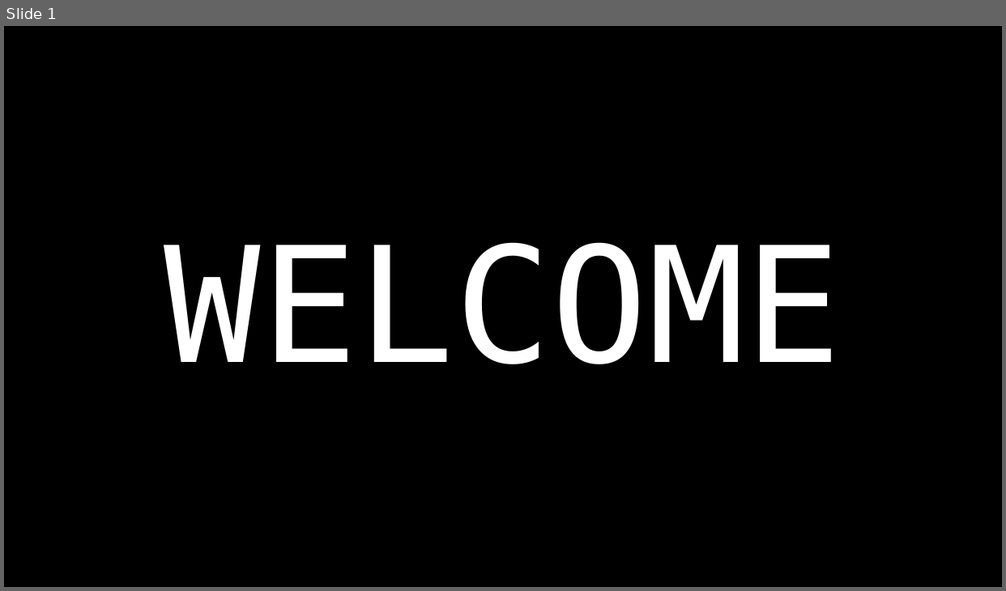
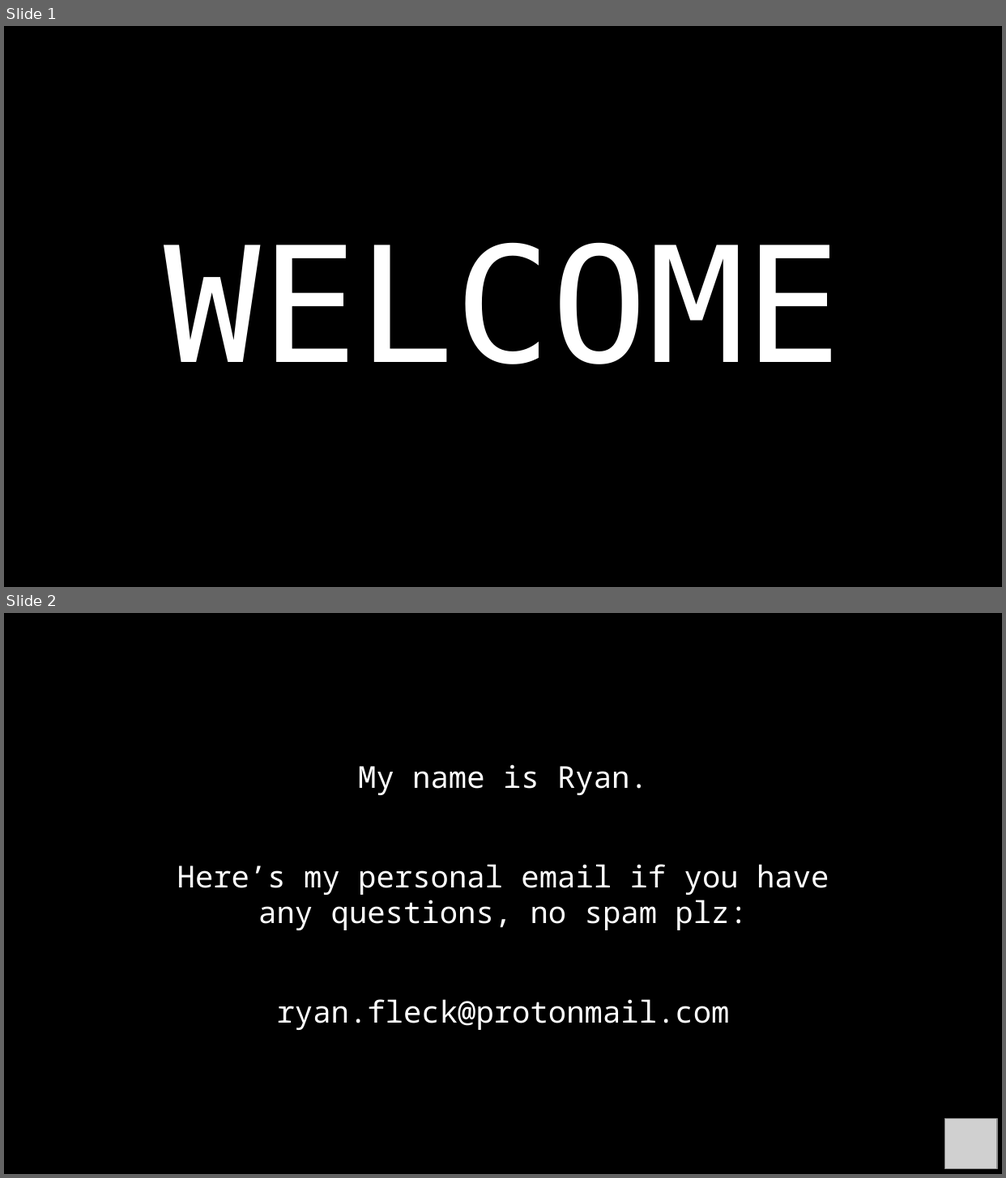
Before and after one commit to RyanFleck/Projects, a slide deck: Teaching/RCF_Py_Java_Tutorial.odp. Shown one above the other, each under a label of ours: slide 1 before the commit, slides 1 and 2 after it. The pictures are 1006x591 and 1006x1178 pixels, drawn with LibreOffice and Linux fonts; fonts in the diff are those of the drawing; grey boxes stand for pictures; background and template pictures are left out. Boxes give left, top, right and bottom in pixels: in the first picture for what was removed or moved away, otherwise in the second. Text is boxed around its words. In the diff, an @@ line names an element or a change of style, - is before the commit and + after.

```diff
--- a/Teaching/RCF_Py_Java_Tutorial.odp
+++ b/Teaching/RCF_Py_Java_Tutorial.odp
@@ slide 2 added at [4, 613, 1002, 1174], background #000000 @@
@@ text added at [177, 764, 829, 1030], 24 pt, text #FFFFFF @@
+My name is Ryan.
+Here’s my personal email if you have any questions, no spam plz:
+ryan.fleck@protonmail.com
@@ picture added at [945, 1119, 997, 1169] @@
```
Also in this commit, not shown: 1 other slide changed, 42 other slides added, 2 slides removed, 3 other files.
